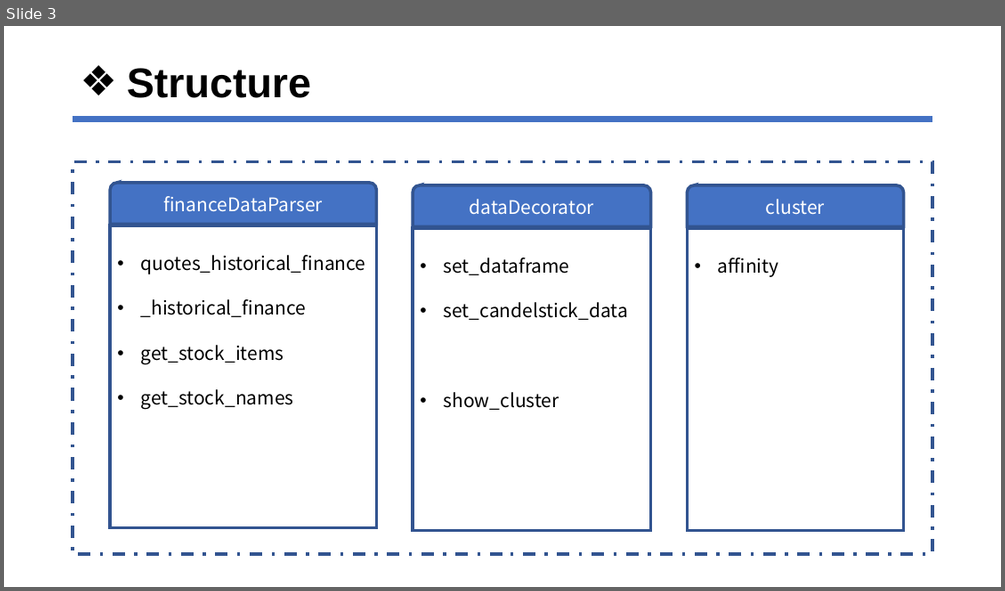
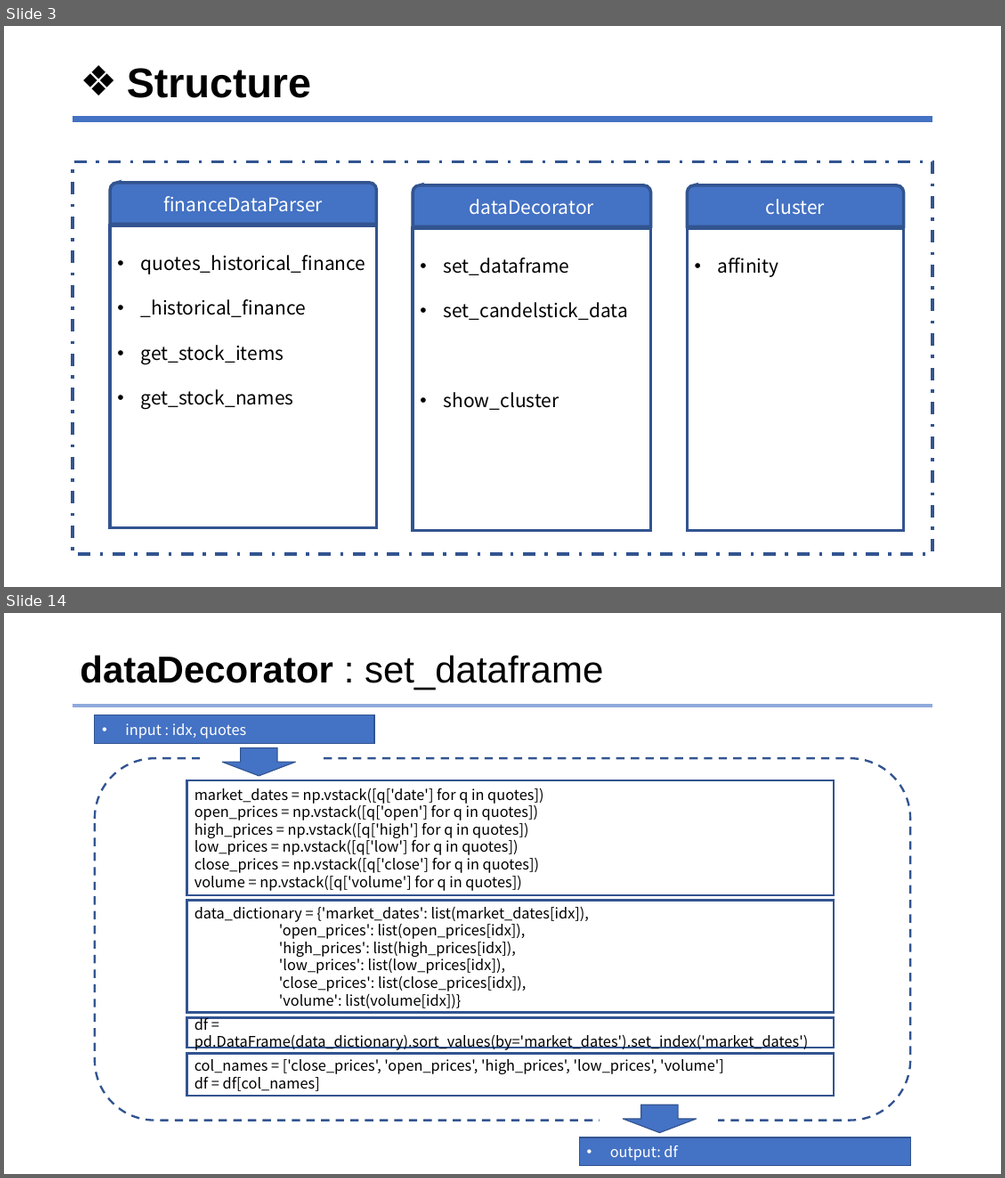
Before and after one commit to jhyun0919/skku_python_proj, a slide deck: etc/skku_term_proj.pptx. Shown one above the other, each under a label of ours: slide 3 before the commit, slides 3 and 14 after it; the slides between them are not shown. The pictures are 1005x591 and 1005x1178 pixels, drawn with LibreOffice and Linux fonts; fonts in the diff are those of the drawing. Boxes give left, top, right and bottom in pixels: in the first picture for what was removed or moved away, otherwise in the second. Text is boxed around its words. In the diff, an @@ line names an element or a change of style, - is before the commit and + after.

```diff
--- a/etc/skku_term_proj.pptx
+++ b/etc/skku_term_proj.pptx
@@ slide 14 added at bbox=[4, 613, 1001, 1174], background #FFFFFF @@
@@ title added at bbox=[80, 655, 603, 690], 36 pt, text #000000 @@
+dataDecorator : set_dataframe
@@ line added from (73, 706) to (933, 706), #8FAADC 3.16 pt @@
@@ rectangle added at bbox=[95, 715, 374, 743], fill #4472C4, outline #325491 1 pt, 14 pt, text #FFFFFF @@
+• input : idx, quotes
@@ rectangle added at bbox=[200, 746, 317, 766], fill #FFFFFF, outline #FFFFFF 1 pt @@
@@ rounded rectangle added at bbox=[95, 758, 910, 1120], outline #325491 2 pt dashed @@
@@ down arrow added at bbox=[222, 747, 296, 775], fill #4472C4, outline #325491 1 pt @@
@@ group added at bbox=[187, 780, 834, 1096]: 4 rectangles @@
+market_dates = np.vstack([q['date'] for q in quotes])
+open_prices = np.vstack([q['open'] for q in quotes])
+high_prices = np.vstack([q['high'] for q in quotes])
+low_prices = np.vstack([q['low'] for q in quotes])
+close_prices = np.vstack([q['close'] for q in quotes])
+volume = np.vstack([q['volume'] for q in quotes])
+data_dictionary = {'market_dates': list(market_dates[idx]),
+'open_prices': list(open_prices[idx]),
+'high_prices': list(high_prices[idx]),
+'low_prices': list(low_prices[idx]),
+'close_prices': list(close_prices[idx]),
+'volume': list(volume[idx])}
+df = pd.DataFrame(data_dictionary).sort_values(by='market_dates').set_index('market_dates')
+col_names = ['close_prices', 'open_prices', 'high_prices', 'low_prices', 'volume']
+df = df[col_names]
@@ rectangle added at bbox=[600, 1111, 718, 1125], fill #FFFFFF, outline #FFFFFF 1 pt @@
@@ down arrow added at bbox=[623, 1104, 696, 1132], fill #4472C4, outline #325491 1 pt @@
@@ rectangle added at bbox=[579, 1137, 910, 1165], fill #4472C4, outline #325491 1 pt, 14 pt, text #FFFFFF @@
+• output: df
```
Also in this commit, not shown: 8 slides changed, 10 other slides added, 5 slides removed, 4 other files.
